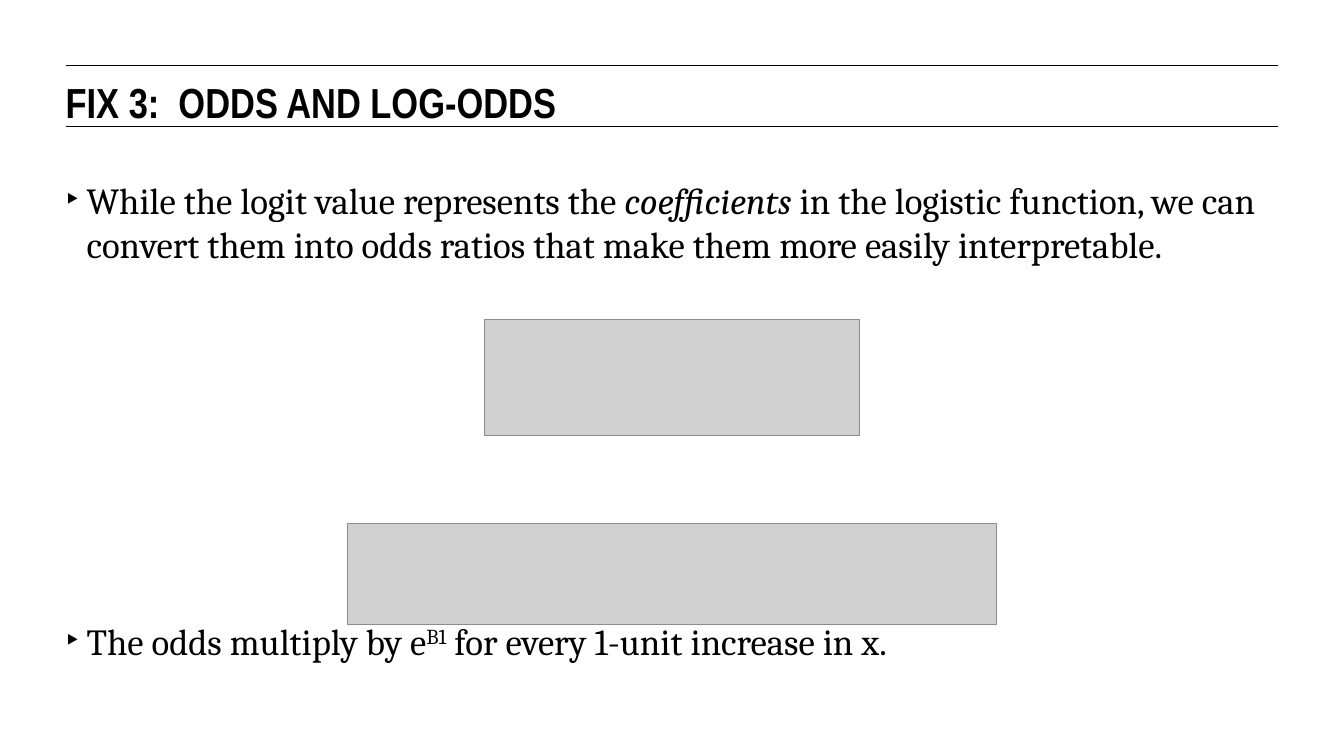
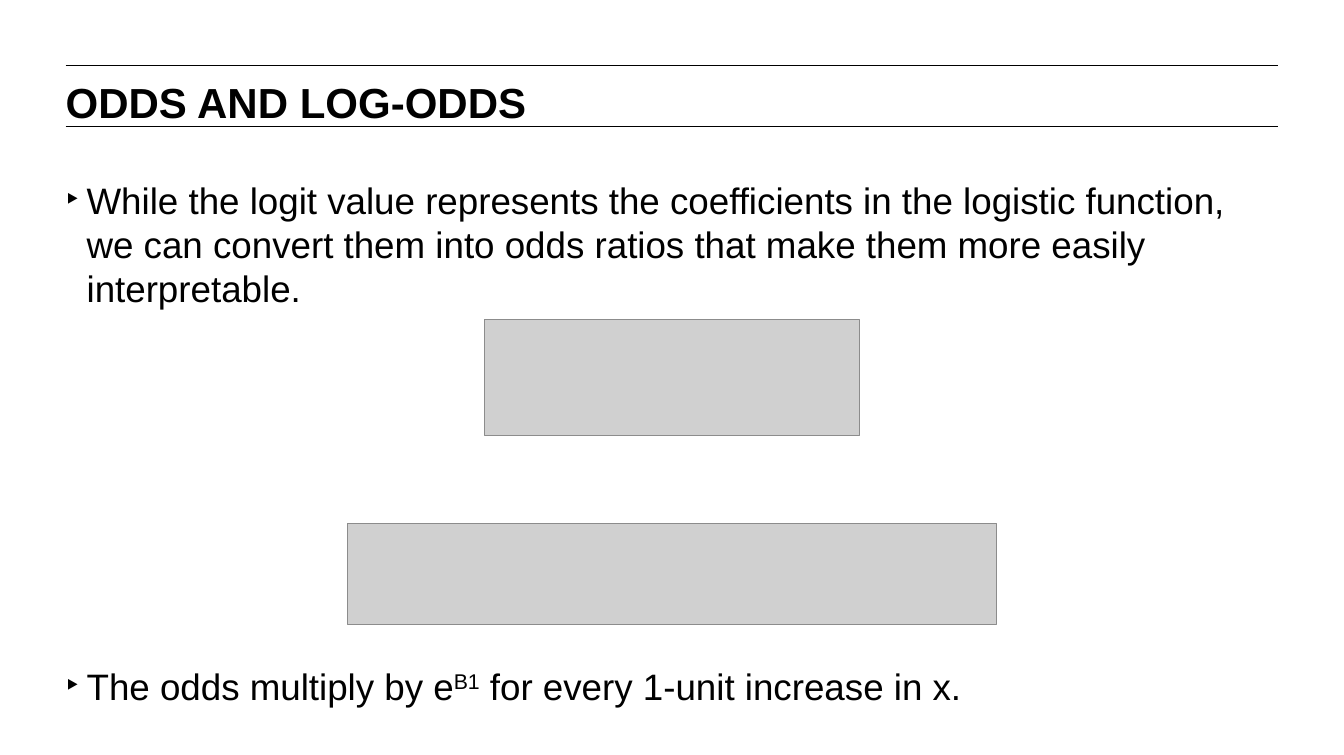
Before and after one commit to matanefron/data-sets, a slide deck: slide 22 of lessons/lesson-9/09-intro-to-logistic-regression.pptx (slide 28 before the commit). Drawn at 1344x755 pixels with LibreOffice and Linux fonts; fonts in the diff are those of the drawing; grey boxes stand for pictures. Boxes give left, top, right and bottom in pixels: in the first picture for what was removed or moved away, otherwise in the second. Text is boxed around its words. In the diff, an @@ line names an element or a change of style, - is before the commit and + after.

```diff
--- a/lessons/lesson-9/09-intro-to-logistic-regression.pptx
+++ b/lessons/lesson-9/09-intro-to-logistic-regression.pptx
@@ text at bbox=[66, 88, 526, 119]: text changed; font Arial Narrow to Arial @@
-FIX 3: ODDS AND LOG-ODDS
+ODDS AND LOG-ODDS
@@ text "While the logit value represents ..." at bbox=[87, 187, 1225, 707]: font Cambria to Arial; italic off in "coefficients" @@
```
Also in this commit, not shown: 46 other slides changed, 8 slides added, 21 slides removed, 9 other files.
